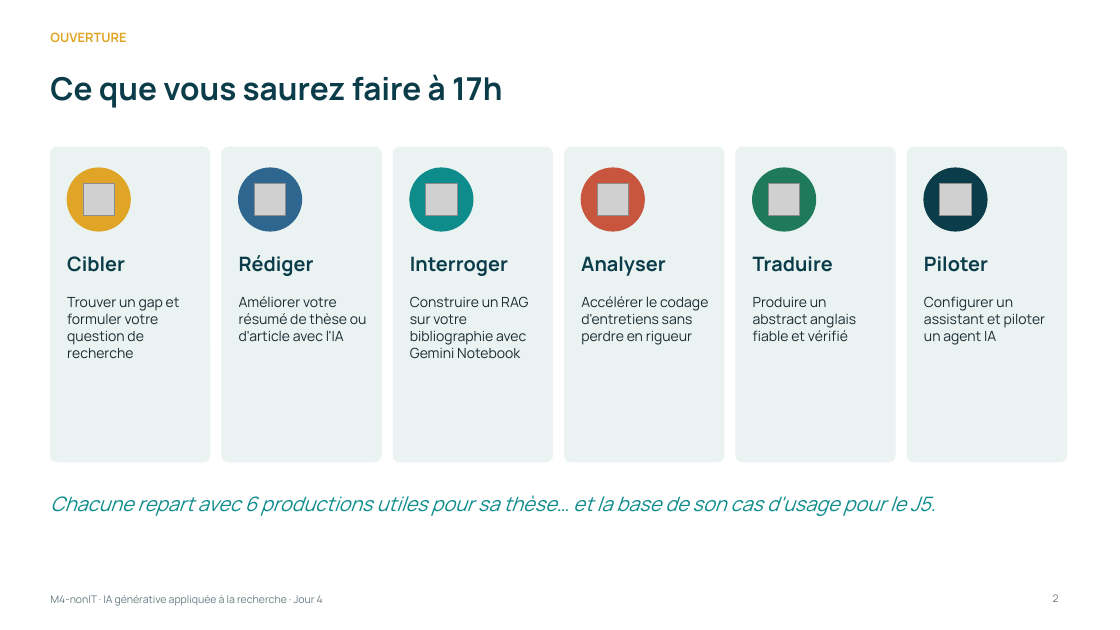
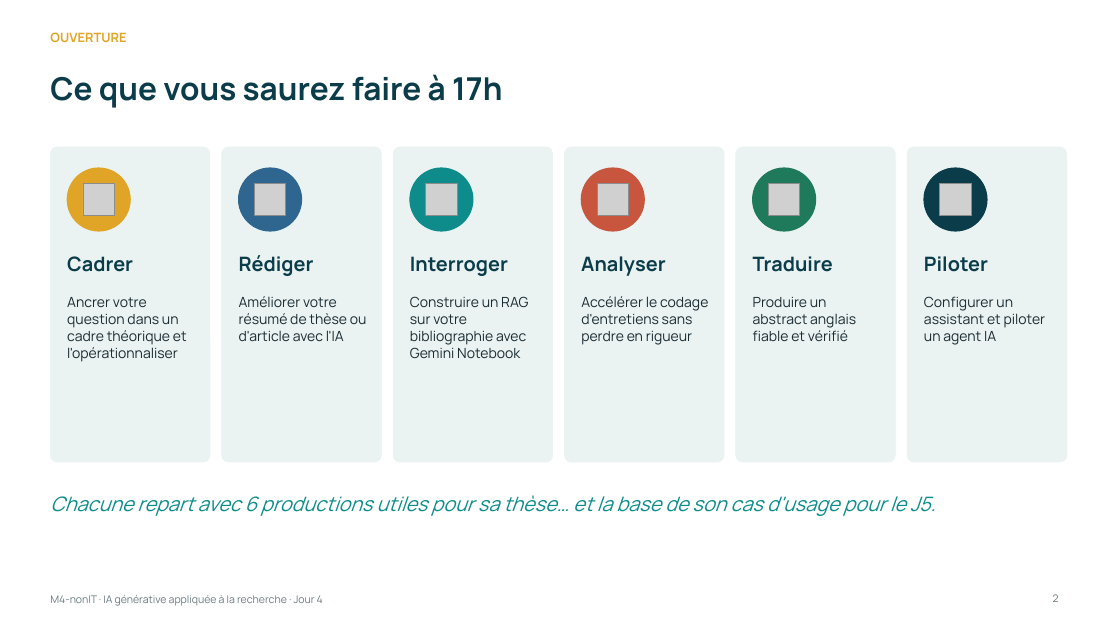
Before and after one commit to Amevi-isi/formation-chercheur-univ, a slide deck: slide 2 of module4_nonIT/M4-nonIT_IA_generative_appliquee.pptx. Drawn at 1120x630 pixels with LibreOffice and Linux fonts; fonts in the diff are those of the drawing; grey boxes stand for pictures. Boxes give left, top, right and bottom in pixels: in the first picture for what was removed or moved away, otherwise in the second. Text is boxed around its words. In the diff, an @@ line names an element or a change of style, - is before the commit and + after.

```diff
--- a/module4_nonIT/M4-nonIT_IA_generative_appliquee.pptx
+++ b/module4_nonIT/M4-nonIT_IA_generative_appliquee.pptx
@@ text at [67, 256, 133, 272]: text changed @@
-Cibler
+Cadrer
@@ text at [67, 297, 187, 362]: text changed @@
-Trouver un gap et formuler votre question de recherche
+Ancrer votre question dans un cadre théorique et l'opérationnaliser
```
Also in this commit, not shown: 4 other slides changed, 5 slides added, 9 slides removed, 9 other files.
